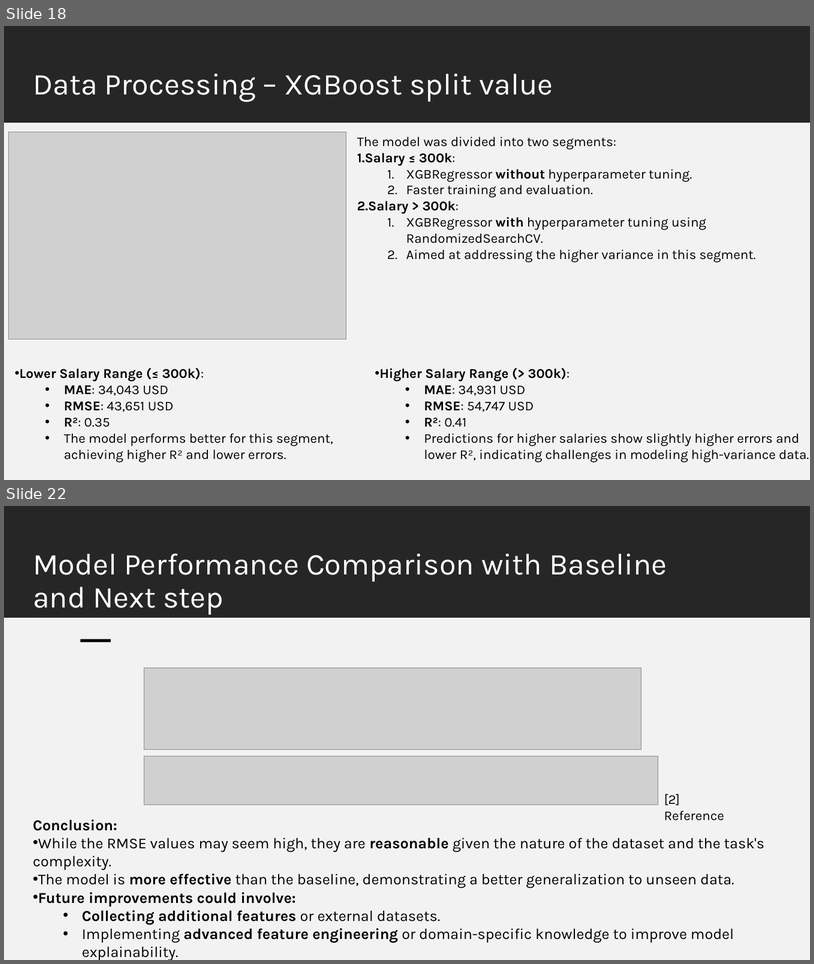
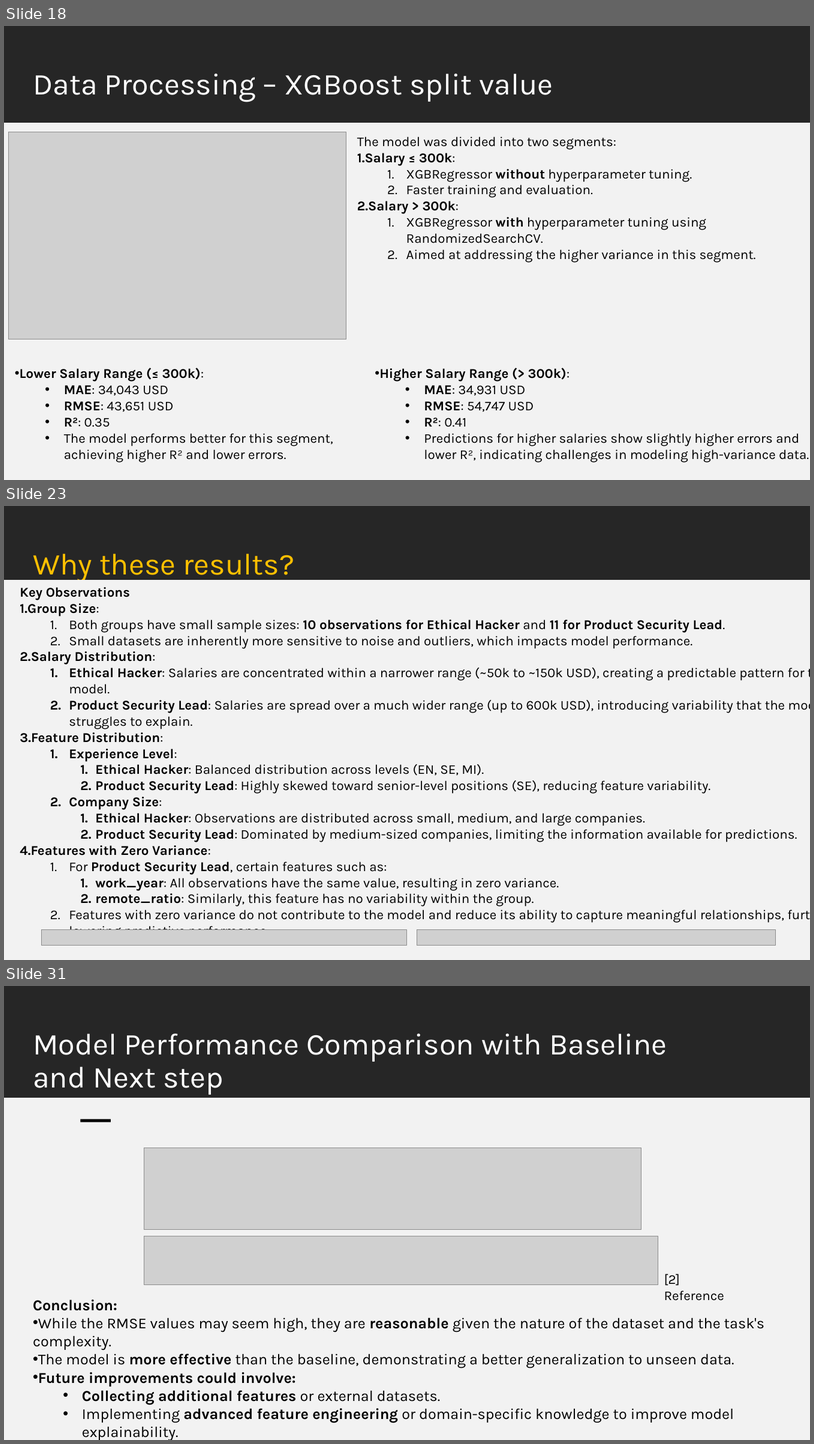
Before and after one commit to isnotJack/AI-project, a slide deck: slide.pptx. Shown one above the other, each under a label of ours: slides 18 and 22 before the commit, slides 18, 23 and 31 after it; the slides between them are not shown. The pictures are 814x964 and 814x1444 pixels, drawn with LibreOffice and Linux fonts; fonts in the diff are those of the drawing; grey boxes stand for pictures. Boxes give left, top, right and bottom in pixels: in the first picture for what was removed or moved away, otherwise in the second. Text is boxed around its words. In the diff, an @@ line names an element or a change of style, - is before the commit and + after.

```diff
--- a/slide.pptx
+++ b/slide.pptx
@@ slide 23 added at [4, 506, 810, 960], background #FFFFFF @@
@@ rectangle added at [4, 506, 810, 618], fill #262626 @@
@@ title added at [33, 553, 295, 582], 36 pt, text #FFC000 @@
+Why these results?
@@ rectangle added at [4, 580, 810, 619], fill #F2F2F2, outline #F2F2F2 1.5 pt @@
@@ text added at [20, 587, 805, 930], 16 pt, text #000000 @@
+Key Observations
+1. Group Size:
+  1. Both groups have small sample sizes: 10 observations for Ethical Hacker and 11 for Product Security Lead.
+  2. Small datasets are inherently more sensitive to noise and outliers, which impacts model performance.
+2. Salary Distribution:
+  1. Ethical Hacker: Salaries are concentrated within a narrower range (~50k to ~150k USD), creating a predictable pattern for the model.
+  2. Product Security Lead: Salaries are spread over a much wider range (up to 600k USD), introducing variability that the model struggles to explain.
+3. Feature Distribution:
+  1. Experience Level:
+    1. Ethical Hacker: Balanced distribution across levels (EN, SE, MI).
+    2. Product Security Lead: Highly skewed toward senior-level positions (SE), reducing feature variability.
+  2. Company Size:
+    1. Ethical Hacker: Observations are distributed across small, medium, and large companies.
+    2. Product Security Lead: Dominated by medium-sized companies, limiting the information available for predictions.
+4. Features with Zero Variance:
+  1. For Product Security Lead, certain features such as:
+    1. work_year: All observations have the same value, resulting in zero variance.
+    2. remote_ratio: Similarly, this feature has no variability within the group.
+  2. Features with zero variance do not contribute to the model and reduce its ability to capture meaningful relationships, further lowering predictive performance.
@@ rectangle added at [4, 603, 810, 642], fill #F2F2F2, outline #F2F2F2 1.5 pt @@
@@ rectangle added at [4, 618, 810, 960], fill #F2F2F2 @@
@@ rectangle added at [81, 639, 111, 642], fill #000000 @@
@@ picture added at [42, 930, 407, 945] @@
@@ picture added at [417, 930, 776, 945] @@
@@ what was slide 22 is now slide 31 @@
```
Also in this commit, not shown: 6 slides changed, 8 other slides added, 5 other files.
